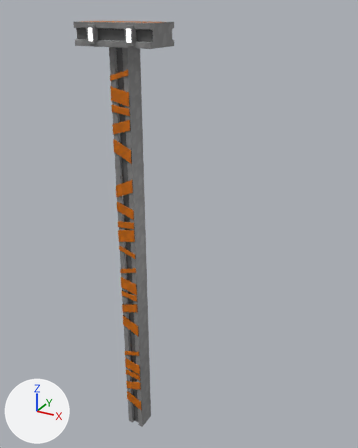
The Blender file Blender Files/LevelPlatform/LevelPlatform.blend, before and after one commit.
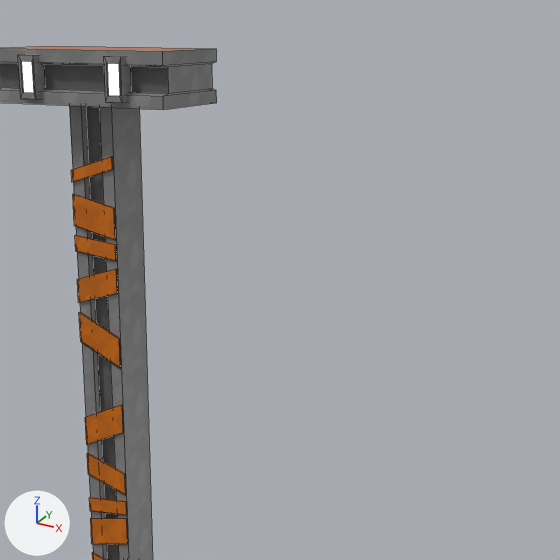
Old and new are each drawn whole from a 50 mm lens placed at (27.0, -39.0, 47.3), pointed at (4.7, 1.6, 26.9) and again close up on the part from 22% to 91% of the width and 0% to 56% of the height. Lighting does not change. The marker at lower left points along +X, +Y and +Z. The close-ups show mesh edges as thin lines.
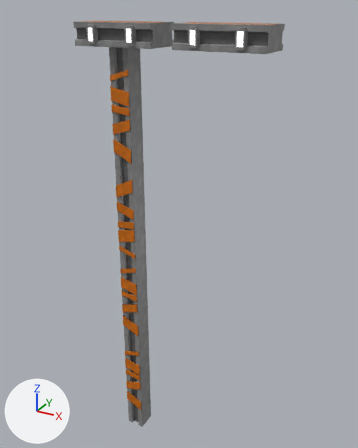
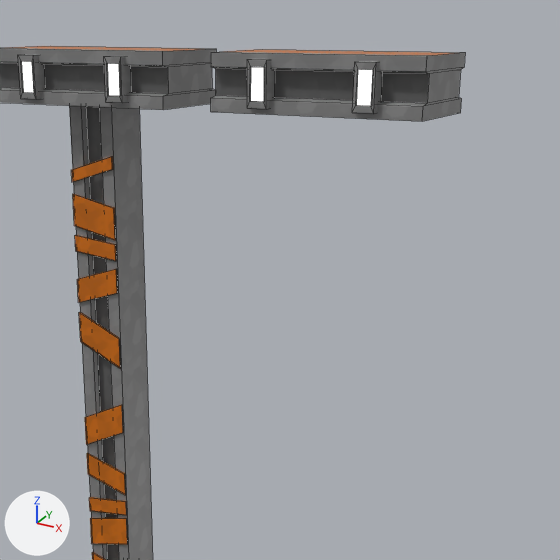
Edits to the scene script, one JSON object a line:
```json
{"op": "add", "block": "me_cube_001", "code": ["me_cube_001 = bpy.data.meshes.new('Cube.001')", "me_cube_001.from_pydata(...)  # 56 vertices, 48 faces; spans x -3.99..3.99, y -2.12..2.14, z -1.0..1.0", "me_cube_001.materials.append(mat_material)"]}
{"op": "add", "block": "ob_loneplatform", "code": ["ob_loneplatform = bpy.data.objects.new('LonePlatform', me_cube_001)", "ob_loneplatform.location = (10.0, -0.14, 45.0)"]}
```

Changed parts and their boxes [x1, y1, x2, y2] in the close-ups (560 x 560 px):
```json
{"object": "LonePlatform", "change": "added", "after": [211, 49, 465, 121]}
```
